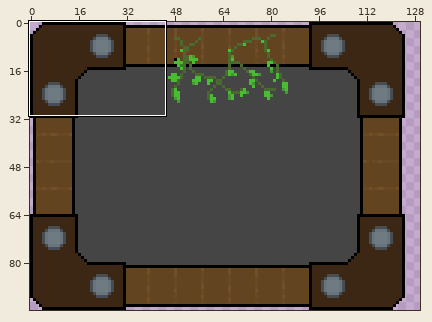
Sprite sheet -- Assets/UI/Sprites/Menu box_vines.png. Above, an overview of the earlier version with the close-up marked.
Close-up. Before the commit:
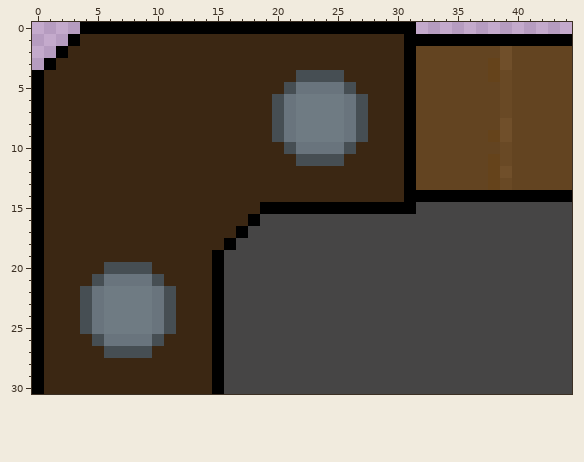
The file is 125x96 pixels. Colours within 5 levels of each other are drawn and written as one. Shown: x 0..44, y 0..30. The old version is drawn lined up with the new one, on the new canvas. The commit also changed other parts of the picture, which this record leaves out.
The same view after the edit:
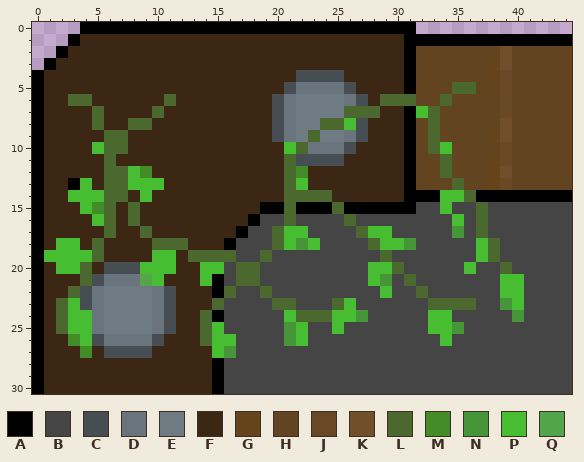
Palette (. is transparent): A #000000  B #464545  C #464e53  D #69747d  E #6f7b83  F #3b2713  G #65431b  H #634421  J #694925  K #704f2a  L #4b692f  M #438c27  N #469538  P #47bd31  Q #53a54a
Edits made:
canvas 125x96 -> 130x96
y 5: x 35..36 HH -> LL
y 6: x 3..4 FF -> LL; x 11 F -> L; x 29..31 FFA -> LLL; x 34 H -> L
y 7: x 5 F -> L; x 10 F -> L; x 26..28 DCF -> LLL; x 32..33 HH -> PL
y 8: x 5 F -> L; x 8..9 FF -> LL; x 24..26 EED -> LLP; x 33 H -> L
y 9: x 6..7 FF -> LL; x 23 E -> L; x 33 H -> L
y 10: x 5..7 FFF -> PLL; x 21..22 CD -> PL; x 33..34 HH -> LP
y 11: x 6 F -> L; x 21 F -> L; x 34 H -> L
y 12: x 6..9 FFFF -> LLPM; x 21..22 FF -> LM; x 34 H -> L
y 13: x 3..4 FF -> AP; x 6..10 FFFFF -> LLPPP; x 21..22 FF -> LP; x 35 H -> L
y 14: x 3..7 FFFFF -> PPPLL; x 9 F -> P; x 21..24 FFFF -> LLLL; x 34..36 AAA -> PPL
y 15: x 4..6 FFF -> PML; x 8 F -> L; x 21 A -> L; x 25 A -> L; x 34 B -> P; x 37 B -> L
y 16: x 5..6 FF -> PL; x 8 F -> L; x 21 B -> L; x 26 B -> L; x 35 B -> P; x 37 B -> L
y 17: x 6 F -> L; x 9 F -> L; x 20..22 BBB -> LPP; x 27..29 BBB -> LPP; x 35 B -> N; x 37 B -> L
y 18: x 2..3 FF -> PP; x 5 F -> L; x 10..12 FFF -> LLL; x 20..23 BBBB -> LPNP; x 28..31 BBBB -> LPPN; x 37..38 BB -> PL
y 19: x 1..5 FFFFF -> PPPPL; x 10..11 FF -> PP; x 13..16 FFAB -> LLLL; x 19 B -> L; x 29 B -> L; x 37..38 BB -> PL
y 20: x 2..4 FFF -> PPL; x 9..11 CFF -> PPP; x 14..15 FA -> PP; x 17..18 BB -> LL; x 28..30 BBB -> PPL; x 36 B -> P; x 39 B -> L
y 21: x 4 F -> L; x 9..10 DC -> QP; x 14 F -> P; x 17..18 BB -> LL; x 28..29 BB -> PN; x 31 B -> L; x 39..40 BB -> PP
y 22: x 3 F -> L; x 16 B -> L; x 19 B -> L; x 29 B -> P; x 32 B -> L; x 39..40 BB -> PP
y 23: x 2..3 FF -> LP; x 15 A -> L; x 20..21 BB -> LL; x 25..26 BB -> LP; x 33..36 BBBB -> LLLL; x 39..40 BB -> NP
y 24: x 2..4 FFC -> LPP; x 14 F -> L; x 21..27 BBBBBBB -> PLLLPPN; x 33..34 BB -> PP; x 40 B -> N
y 25: x 2..4 FFC -> LPP; x 14..15 FA -> LP; x 21..22 BB -> NP; x 25 B -> P; x 33..35 BBB -> PPN
y 26: x 3..4 FF -> MP; x 14..16 FAB -> LPP; x 21..22 BB -> NP; x 34 B -> P
y 27: x 4 F -> M; x 15..16 AB -> PN
